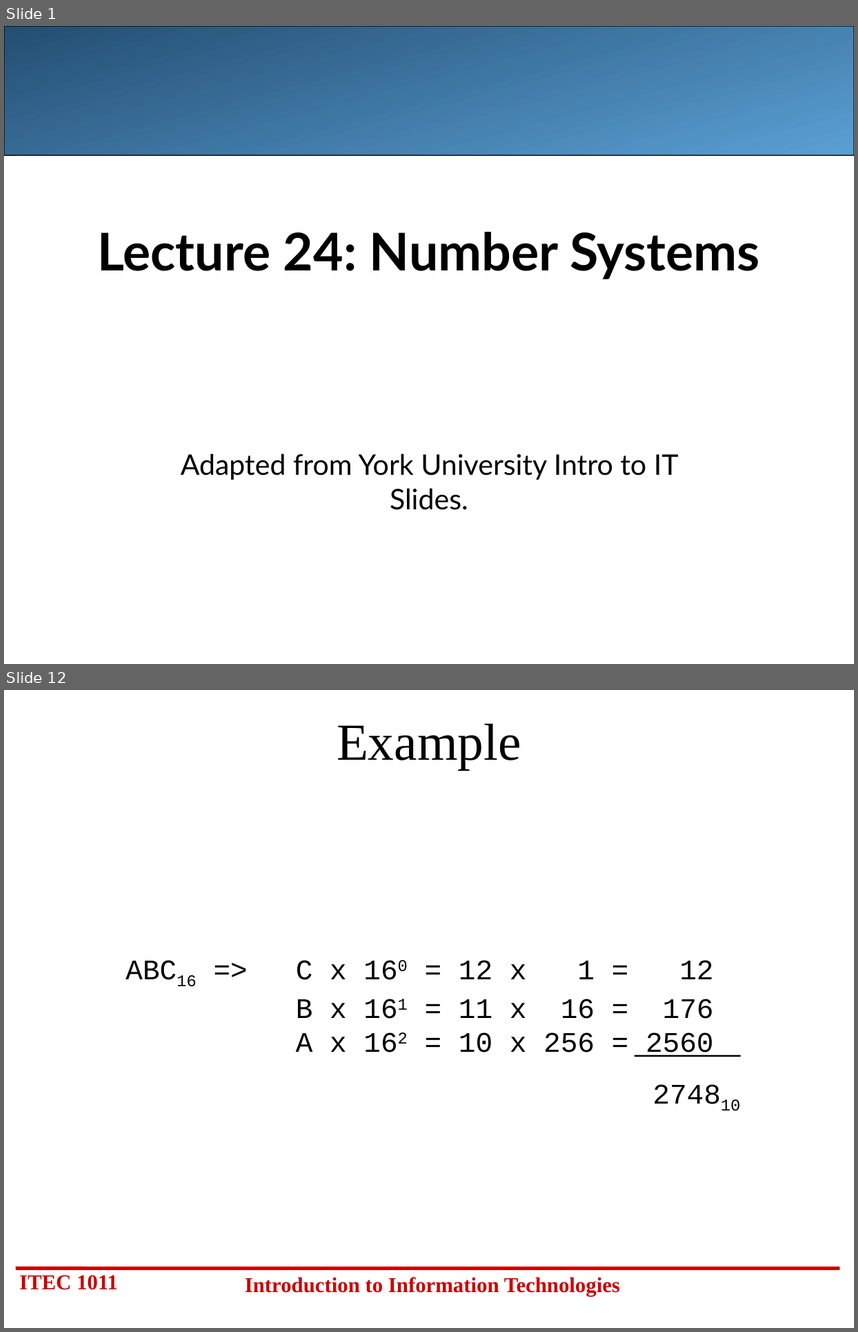
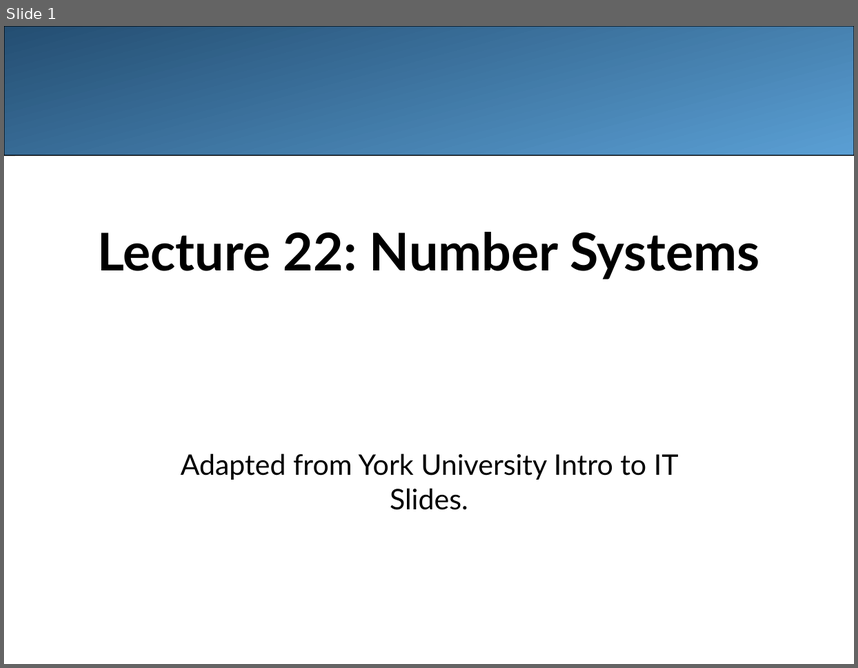
Before and after one commit to LongBaoNguyen/longbaonguyen.github.io, a slide deck: courses/apcsa/lecture22.ppt. Shown one above the other, each under a label of ours: slides 1 and 12 before the commit, slide 1 after it; the slides between them are not shown. The pictures are 858x1332 and 858x668 pixels, drawn with LibreOffice and Linux fonts; fonts in the diff are those of the drawing; background and template pictures are left out. Boxes give left, top, right and bottom in pixels: in the first picture for what was removed or moved away, otherwise in the second. Text is boxed around its words. In the diff, an @@ line names an element or a change of style, - is before the commit and + after.

```diff
--- a/courses/apcsa/lecture22.ppt
+++ b/courses/apcsa/lecture22.ppt
@@ slide 12 removed at <box>4,690,854,1328</box>, background #FFFFFF @@
@@ title removed at <box>337,723,521,770</box> @@
-Example
@@ text removed at <box>296,960,714,1056</box> @@
-ABC16 => C x 160 = 12 x 1 = 12
-B x 161 = 11 x 16 = 176
-A x 162 = 10 x 256 = 2560
-274810
@@ line removed from (635, 1056) to (741, 1056) @@
@@ line removed from (16, 1268) to (840, 1268) @@
@@ text removed at <box>19,1274,118,1290</box> @@
-ITEC 1011
@@ text removed at <box>245,1276,620,1296</box> @@
-Introduction to Information Technologies
@@ slide 1 changed as well @@
@@ title at <box>97,232,760,279</box>: text changed @@
-Lecture 24: Number Systems
+Lecture 22: Number Systems
```
Also in this commit, not shown: 28 slides added, 20 other slides removed, 1 other file.
